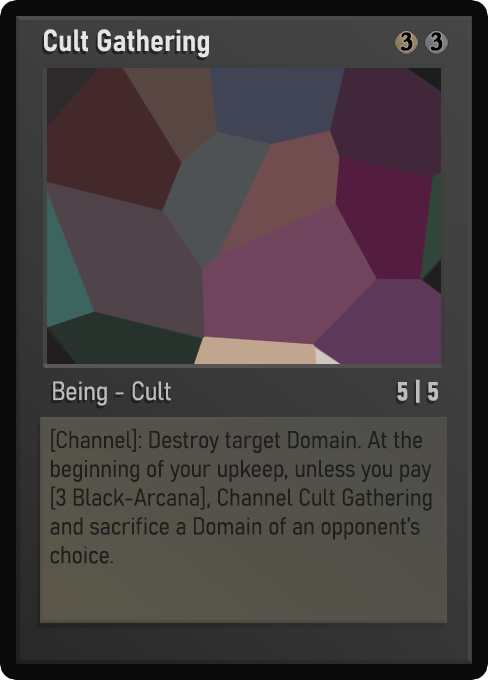
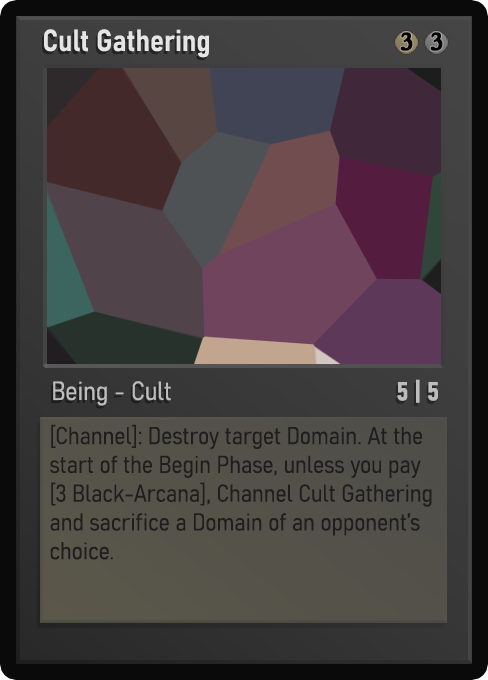
Comparing the layer stacks of the two (488, 680) images. Changes:
painted on "Desc_norm" over [50, 424, 432, 564]
